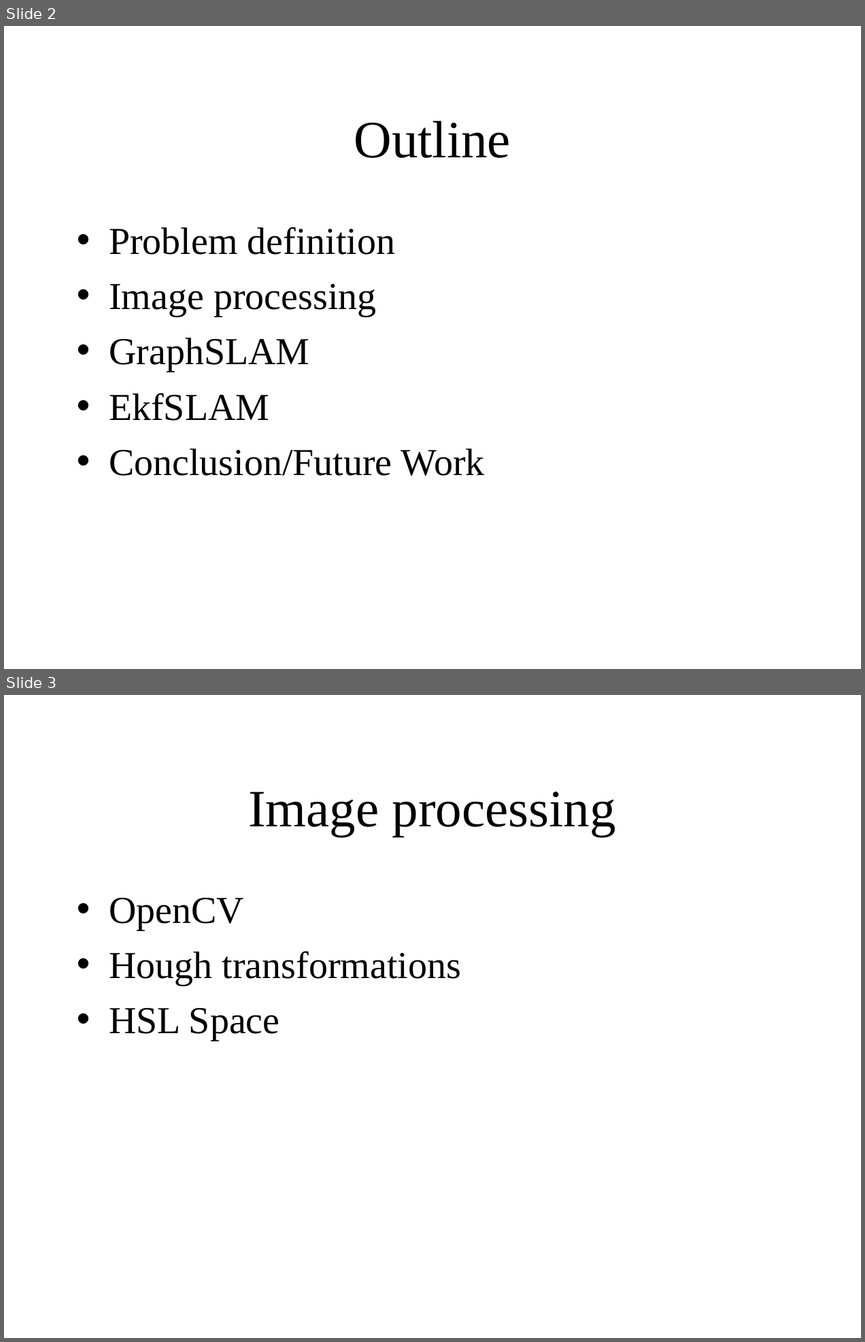
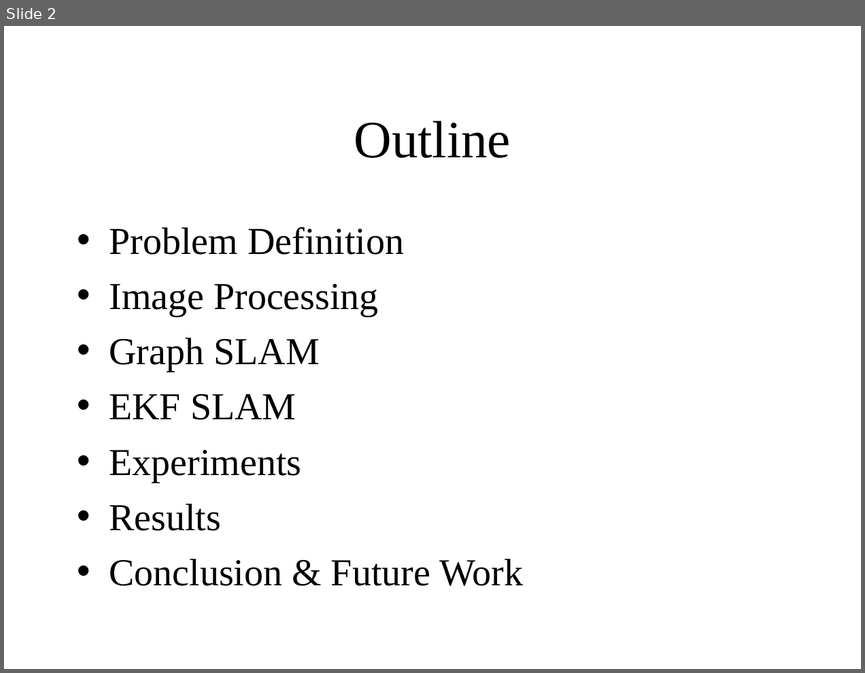
Before and after one commit to HerkyJerky/NAO-ALPHA-AS-FUCK-ROBOTS, a slide deck: Presentation Parts/EKF SLAM part.ppt. Shown one above the other, each under a label of ours: slides 2 and 3 before the commit, slide 2 after it. The pictures are 865x1342 and 865x673 pixels, drawn with LibreOffice and Linux fonts; fonts in the diff are those of the drawing. Boxes give left, top, right and bottom in pixels: in the first picture for what was removed or moved away, otherwise in the second. Text is boxed around its words. In the diff, an @@ line names an element or a change of style, - is before the commit and + after.

```diff
--- a/Presentation Parts/EKF SLAM part.ppt
+++ b/Presentation Parts/EKF SLAM part.ppt
@@ slide 3 removed at [4,695,861,1338], background #FFFFFF @@
@@ title removed at [248,792,616,836] @@
-Image processing
@@ text removed at [109,898,461,1040] @@
-• OpenCV
-• Hough transformations
-• HSL Space
@@ slide 2 changed as well @@
@@ text at [109,227,523,586]: text changed @@
-• Problem definition
-• Image processing
-• GraphSLAM
-• EkfSLAM
-• Conclusion/Future Work
+• Problem Definition
+• Image Processing
+• Graph SLAM
+• EKF SLAM
+• Experiments
+• Results
+• Conclusion & Future Work
```
Also in this commit, not shown: 1 other slide changed, 6 slides added.
